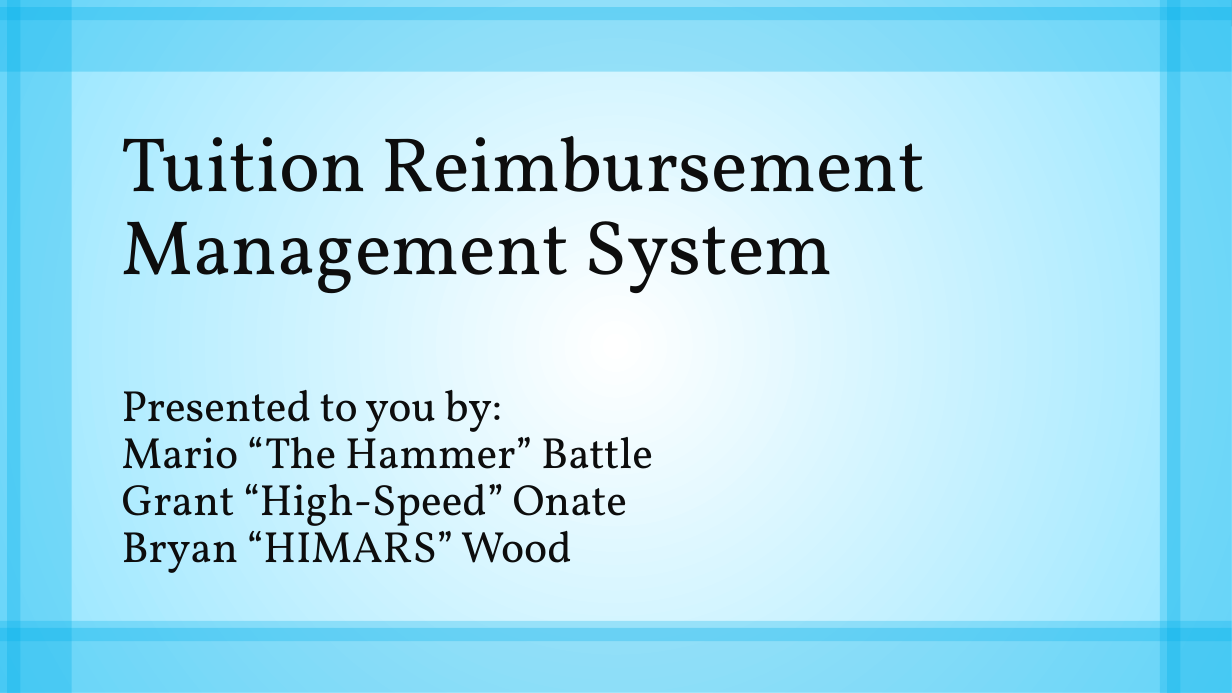
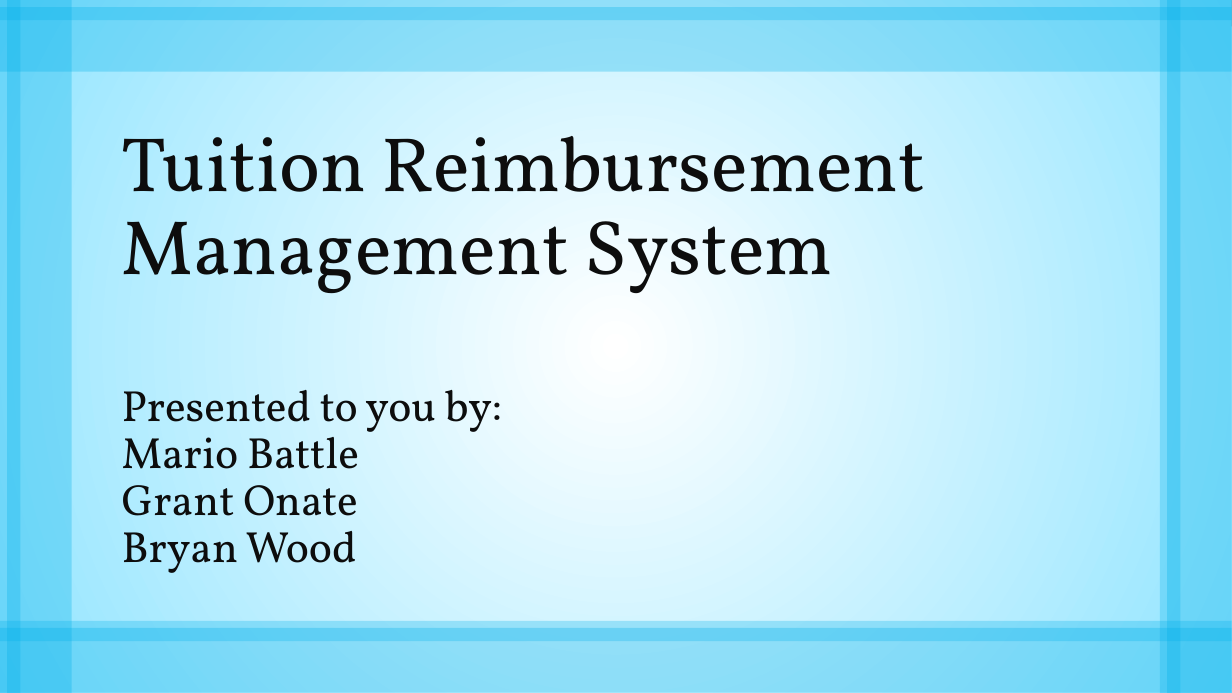
Before and after one commit to woodbry/BattleOnateWood, a slide deck: slide 1 of Requirements/pptp1.odp. Drawn at 1232x693 pixels with LibreOffice and Linux fonts; fonts in the diff are those of the drawing. Boxes give left, top, right and bottom in pixels: in the first picture for what was removed or moved away, otherwise in the second. Text is boxed around its words. In the diff, an @@ line names an element or a change of style, - is before the commit and + after.

Commit message:
modified presentation PP

```diff
--- a/Requirements/pptp1.odp
+++ b/Requirements/pptp1.odp
@@ subtitle at bbox=[122, 437, 359, 573]: text changed @@
-Mario “The Hammer” Battle
-Grant “High-Speed” Onate
-Bryan “HIMARS” Wood
+Mario Battle
+Grant Onate
+Bryan Wood
```
Also in this commit, not shown: 2 other slides changed.
